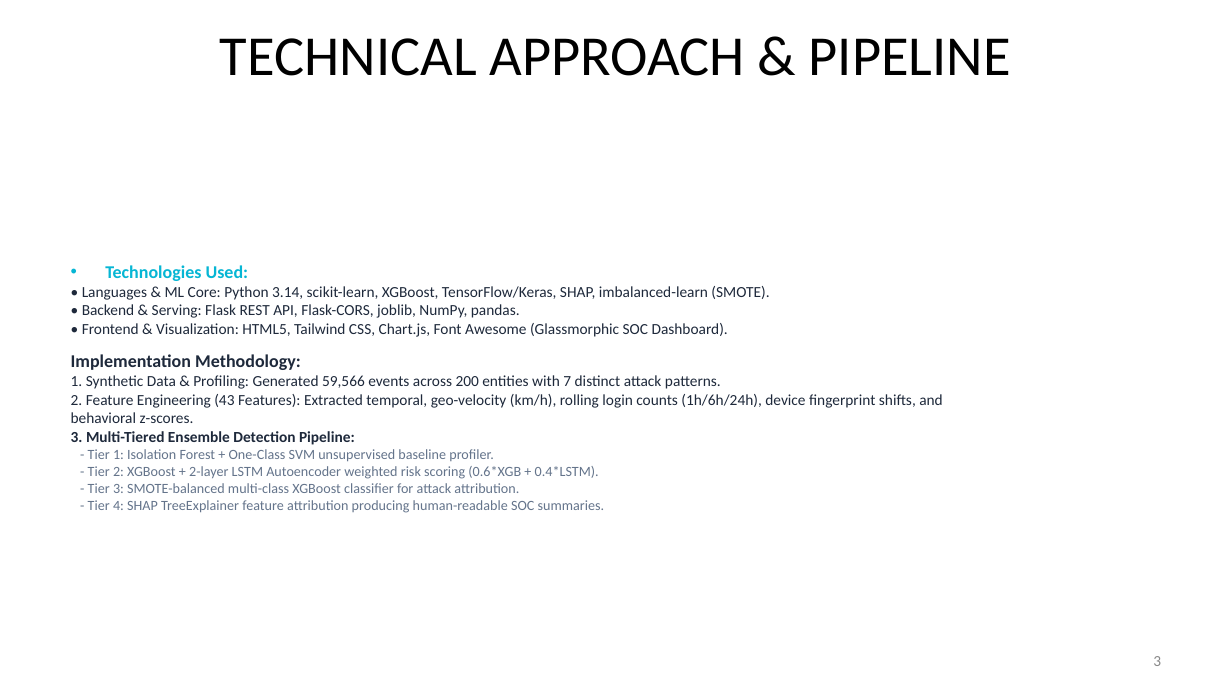
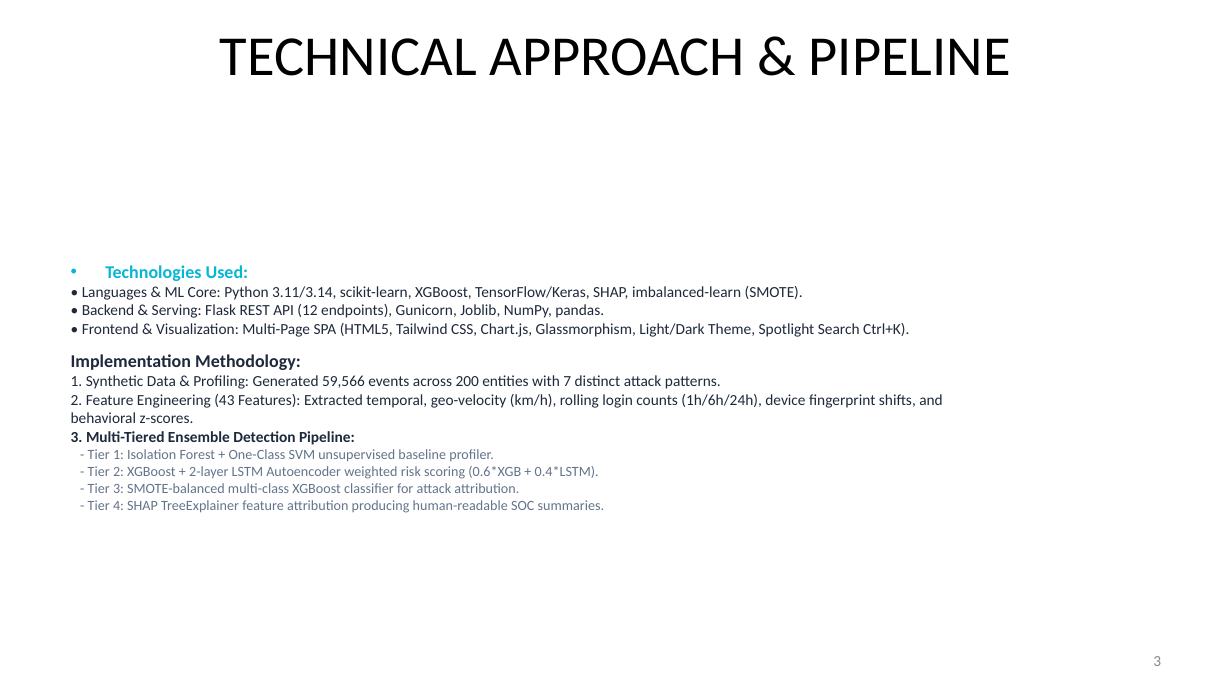
Before and after one commit to Prasanth4689/CyberShield-AI, a slide deck: slide 3 of CyberShield_AI_Idea_Submission.pptx. Drawn at 1232x693 pixels with LibreOffice and Linux fonts; fonts in the diff are those of the drawing. Boxes give left, top, right and bottom in pixels: in the first picture for what was removed or moved away, otherwise in the second. Text is boxed around its words. In the diff, an @@ line names an element or a change of style, - is before the commit and + after.

```diff
--- a/CyberShield_AI_Idea_Submission.pptx
+++ b/CyberShield_AI_Idea_Submission.pptx
@@ text at (82, 286, 909, 337): text changed @@
-• Languages & ML Core: Python 3.14, scikit-learn, XGBoost, TensorFlow/Keras, SHAP, imbalanced-learn (SMOTE).
-• Backend & Serving: Flask REST API, Flask-CORS, joblib, NumPy, pandas.
-• Frontend & Visualization: HTML5, Tailwind CSS, Chart.js, Font Awesome (Glassmorphic SOC Dashboard).
+• Languages & ML Core: Python 3.11/3.14, scikit-learn, XGBoost, TensorFlow/Keras, SHAP, imbalanced-learn (SMOTE).
+• Backend & Serving: Flask REST API (12 endpoints), Gunicorn, Joblib, NumPy, pandas.
+• Frontend & Visualization: Multi-Page SPA (HTML5, Tailwind CSS, Chart.js, Glassmorphism, Light/Dark Theme, Spotlight Search Ctrl+K).
```
Also in this commit, not shown: 5 other slides changed, 5 other files.
